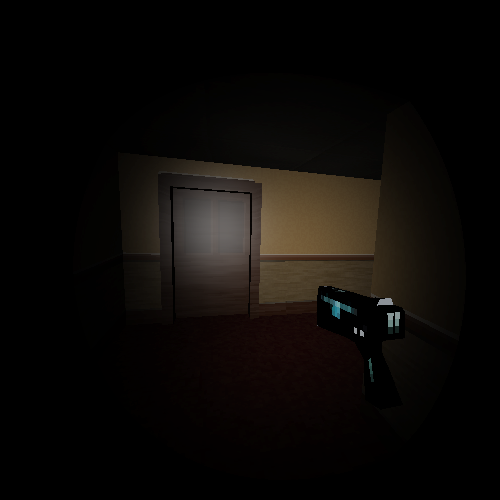
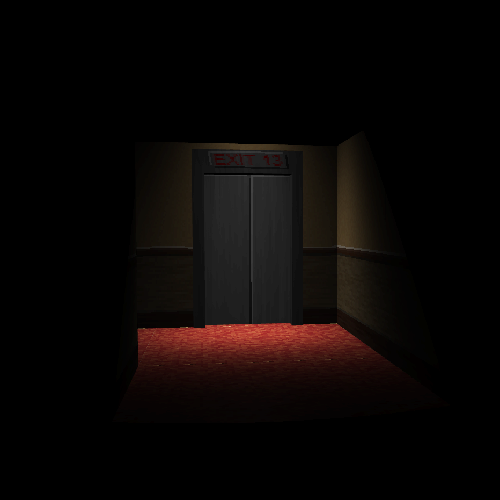
Revision of a layered 500px x 500px image; what changed, layer by layer:
hid "Layer 2" over [73, 73, 466, 480]
